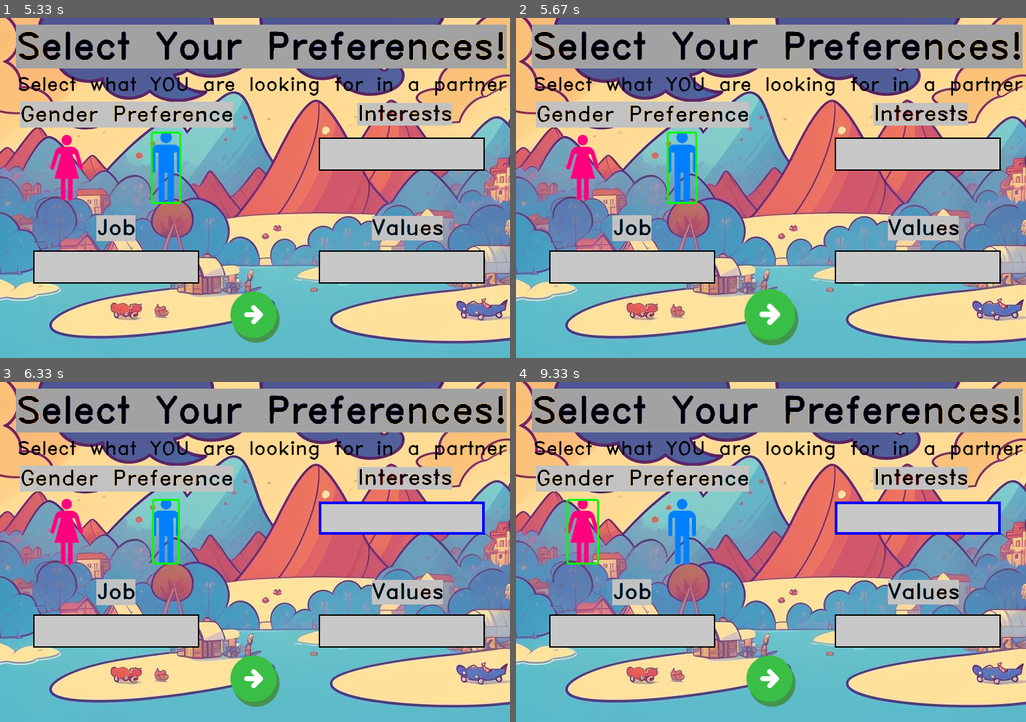
Above: before the commit, frames 1-4 (two rows, left to right).
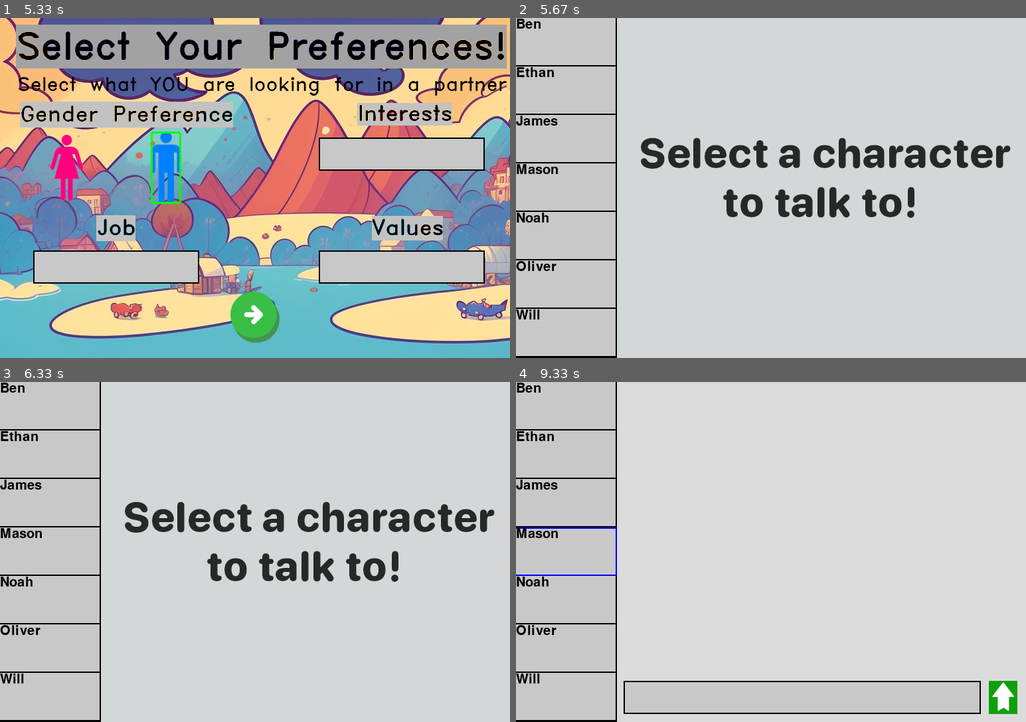
Above: after the commit, the same moments.

Repository: Robro1878/Are_You_The_One
Game: pygame game, started from Are_you_the_one.py
Same seed, same stepped clock (60 frames per second), same inputs: the game is played once before the commit and once after it.
Inputs (mouse positions are in pixels of both pictures, inside the frame that each line leads up to):
- Up to frame 1 (5.33 s): click (453, 273) at 0.38 s; click (438, 303) at 0.72 s; click (66, 167) at 1.05 s; click (81, 269) at 1.38 s; click (387, 62) at 1.72 s; click (127, 269) at 2.62 s; click (214, 167) at 2.95 s; click (168, 167) at 3.85 s; click (377, 188) at 4.18 s; click (168, 167) at 5.08 s
- Up to frame 2 (5.67 s): click (760, 307) at 5.42 s
- Up to frame 3 (6.33 s): click (127, 660) at 5.75 s; click (357, 511) at 6.08 s
- Up to frame 4 (9.33 s): click (669, 422) at 6.42 s; click (699, 626) at 6.75 s; click (663, 558) at 7.08 s; click (582, 531) at 7.98 s; click (842, 603) at 8.32 s; click (873, 531) at 9.22 s

Frame 1 is identical in both runs. In frame 2, 88% of the frame differs, in the area x 0-100%, y 0-100%; in frame 3, 88%; in frame 4, 91%.

Commit message:
its like half of a messaging app!

Diff:
--- a/Are_you_the_one.py
+++ b/Are_you_the_one.py
@@ -5,6 +5,7 @@
 from select_character import SelectCharacter
 from CharacterManager import CharacterManager
 from select_preferences import SelectPreferences
+from messenger import Messenger
 
 class Game:
     def __init__(self):
@@ -20,8 +21,9 @@
         self.startscreen = StartScreen(self.screen, self.gameStateManager)
         self.select_character = SelectCharacter(self.screen, self.gameStateManager, self.characterManager)
         self.select_preferences = SelectPreferences(self.screen, self.gameStateManager, self.characterManager)
+        self.messenger = Messenger(self.screen, self.gameStateManager, self.characterManager)
 
-        self.states = {'start': self.startscreen, 'select_character': self.select_character, 'select_preferences': self.select_preferences}
+        self.states = {'start': self.startscreen, 'select_character': self.select_character, 'select_preferences': self.select_preferences, 'messenger': self.messenger}
 
     def run(self):
         '''Runs game'''
--- a/CharacterManager.py
+++ b/CharacterManager.py
@@ -72,3 +72,6 @@
                 traits['Values'] = [random.choice(CharacterTraits.values) for i in range(random.randint(1,3))]
 
         print(self.other_characters)
+
+    def getOtherCharacters(self):
+        return self.other_characters
--- /dev/null
+++ b/character_messenging.py
@@ -0,0 +1,28 @@
+import images
+import constants
+from text_input_field import Text_Input_Field
+import pygame
+
+class Character_Messenging:
+    def __init__(self, screen, character):
+        self.screen = screen
+        self.character = character
+        self.select_character_to_talk_to = images.Messaging.select_character
+        self.rect = self.select_character_to_talk_to.get_rect()
+        self.rect.topleft = (constants.Messaging_Select.width+2, 0)
+
+        self.send_message = images.Messaging.send_message
+        self.send_message_rect = self.send_message.get_rect()
+        self.send_message_rect.topleft = (712,450)
+
+
+        self.input_rect = pygame.Rect(162, 450, 538, 50)
+        self.input = Text_Input_Field(self.screen, 30, self.input_rect)
+
+    def run(self, events, scroll_y):
+        if self.character is None:
+            self.screen.blit(self.select_character_to_talk_to, self.rect)
+        else:
+            self.screen.fill(constants.Colors.LIGHT_GRAY, self.rect)
+            self.input.run(events)
+            self.screen.blit(self.send_message, self.send_message_rect)
--- a/constants.py
+++ b/constants.py
@@ -42,9 +42,14 @@
 
     next_button_pos = (game.screen_width//2, 450)
 
+class Messaging_Select:
+    width = 150
+    fontsize = 30
+
 class Colors:
     GREEN = (0, 255, 0)
     BLUE = (0,0,255)
     WHITE = (255, 255, 255)
     BLACK = (0, 0, 0)
     GRAY = (200, 200, 200)
+    LIGHT_GRAY = (219, 219, 219)
--- a/images.py
+++ b/images.py
@@ -44,3 +44,7 @@
     Olivia = pygame.image.load("images/characters/Olivia.jpg")
     Sophia = pygame.image.load("images/characters/Sophia.jpg")
     Zoe = pygame.image.load("images/characters/Zoe.jpg")
+
+class Messaging:
+    select_character = pygame.image.load("images/select_character_to_talk_to.png")
+    send_message = pygame.image.load("images/send_message.png")
--- /dev/null
+++ b/messaging_select.py
@@ -0,0 +1,39 @@
+from constants import Messaging_Select as C
+from constants import Colors
+from constants import game
+import pygame
+
+class Messaging_Select:
+    def __init__(self, screen, character: str, characterManager):
+        self.screen = screen
+        self.character = character
+        self.height = game.screen_height // len(characterManager.getOtherCharacters())
+        self.width = C.width
+        self.font = pygame.font.SysFont(None, C.fontsize)
+        self.active = False
+
+
+    def setLocation(self, loc):
+        self.rect = pygame.Rect(0, loc, self.width, self.height)
+
+    def run(self):
+        pygame.draw.rect(self.screen, Colors.GRAY,self.rect)
+        if self.active:
+            pygame.draw.line(self.screen, Colors.BLUE, self.rect.bottomleft, self.rect.bottomright, 6)
+            pygame.draw.line(self.screen, Colors.BLUE, self.rect.bottomright, self.rect.topright, 2)
+            pygame.draw.line(self.screen, Colors.BLUE, self.rect.topright, self.rect.topleft, 2)
+        else:
+            pygame.draw.line(self.screen, Colors.BLACK, self.rect.bottomleft, self.rect.bottomright, 6)
+            pygame.draw.line(self.screen, Colors.BLACK, self.rect.bottomright, self.rect.topright, 2)
+
+        character_text = self.font.render(self.character, True, Colors.BLACK)
+        self.screen.blit(character_text, self.rect)
+
+    def setActive(self, active):
+        self.active = active
+
+    def getRect(self):
+        return self.rect
+
+    def getCharacter(self):
+        return self.character
--- /dev/null
+++ b/messenger.py
@@ -0,0 +1,61 @@
+from messaging_select import Messaging_Select
+from constants import game
+import pygame
+from character_messenging import Character_Messenging
+
+class Messenger:
+    def __init__(self, screen, gamestatemanager, characterManager):
+        self.screen = screen
+        self.gameStateManager = gamestatemanager
+        self.characterManager = characterManager
+        self.messaging_selects = []
+        self.stateManager = StateManager()
+        self.states = {'select_character': Character_Messenging(self.screen, None)}
+
+        self.scroll_y = 0
+        self.scroll_speed = 30
+
+
+    def run(self, events):
+        if self.messaging_selects == []:
+            for character in self.characterManager.getOtherCharacters():
+                self.messaging_selects.append(Messaging_Select(self.screen, character, self.characterManager))
+                self.states[character] = Character_Messenging(self.screen, character)
+            for i in range(len(self.characterManager.getOtherCharacters())):
+                self.messaging_selects[i].setLocation(i * game.screen_height//len(self.characterManager.getOtherCharacters()))
+
+        for select in self.messaging_selects:
+            select.run()
+
+        self.states[self.stateManager.getState()].run(events, 0)
+
+        for event in events:
+            if event.type == pygame.MOUSEBUTTONDOWN:
+                if event.button == pygame.BUTTON_LEFT:
+                    for select in self.messaging_selects:
+                        if select.getRect().collidepoint(event.pos):
+                            #if users clicks on one of the characters, we need to make sure none of the other characters are active and then set the new character active
+                            for select_unactivate in self.messaging_selects:
+                                select_unactivate.setActive(False)
+
+                            self.stateManager.setState(select.getCharacter())
+                            select.setActive(True)
+
+                if event.button == pygame.BUTTON_WHEELDOWN:
+                    self.scroll_y -= self.scroll_speed
+
+                if event.button == pygame.BUTTON_WHEELUP:
+                    self.scroll_y +=  self.scroll_speed
+
+
+
+
+class StateManager:
+    def __init__(self):
+        self.state = 'select_character'
+
+    def setState(self, state):
+        self.state = state
+
+    def getState(self):
+        return self.state
--- a/select_preferences.py
+++ b/select_preferences.py
@@ -67,6 +67,7 @@
                     self.characterManager.setJob_Preference(self.job_input.get_input())
                     self.characterManager.setValues_Preference(self.values_input.get_input())
                     self.characterManager.randomizeOtherPlayerTraits()
+                    self.gameStateManager.setState('messenger')
 
 
         self.screen.blit(self.background, (0,0))
--- /dev/null
+++ b/trial.py
@@ -0,0 +1,67 @@
+import pygame
+import sys
+
+# Initialize Pygame
+pygame.init()
+
+# Set up display
+WIDTH, HEIGHT = 400, 600
+screen = pygame.display.set_mode((WIDTH, HEIGHT))
+pygame.display.set_caption("Messaging App")
+
+# Colors
+WHITE = (255, 255, 255)
+BLACK = (0, 0, 0)
+
+# Fonts
+font = pygame.font.SysFont(None, 24)
+
+# Messages
+messages = [
+    "Hello!",
+    "How are you?",
+    "I'm good, thanks!",
+    "What about you?",
+    "I'm doing well too.",
+    "That's great!",
+    "We should catch up sometime.",
+    "Definitely!",
+    "Let's plan something soon."
+]
+
+# Scroll functionality
+scroll_y = 0
+scroll_speed = 30
+
+# Main loop
+running = True
+while running:
+    # Handle events
+    for event in pygame.event.get():
+        if event.type == pygame.QUIT:
+            running = False
+        elif event.type == pygame.MOUSEBUTTONDOWN:
+            if event.button == 5:  # Scroll up
+                scroll_y += scroll_speed
+            elif event.button == 4:  # Scroll down
+                scroll_y -= scroll_speed
+
+    # Fill the screen
+    screen.fill(WHITE)
+
+    # Calculate the visible messages based on the scroll position
+    start_index = max(0, min(len(messages) - 1, len(messages) - (HEIGHT // 30)))
+    visible_messages = messages[start_index:]
+
+    # Display messages
+    for i, message in enumerate(visible_messages):
+        message_text = font.render(message, True, BLACK)
+        text_rect = message_text.get_rect(topleft=(10, i * 30 - scroll_y))
+        screen.blit(message_text, text_rect)
+
+    # Update the display
+    pygame.display.flip()
+
+# Quit Pygame
+pygame.quit()
+sys.exit()
Binary file added: images/select_character_to_talk_to.png
Binary file added: images/send_message.png
